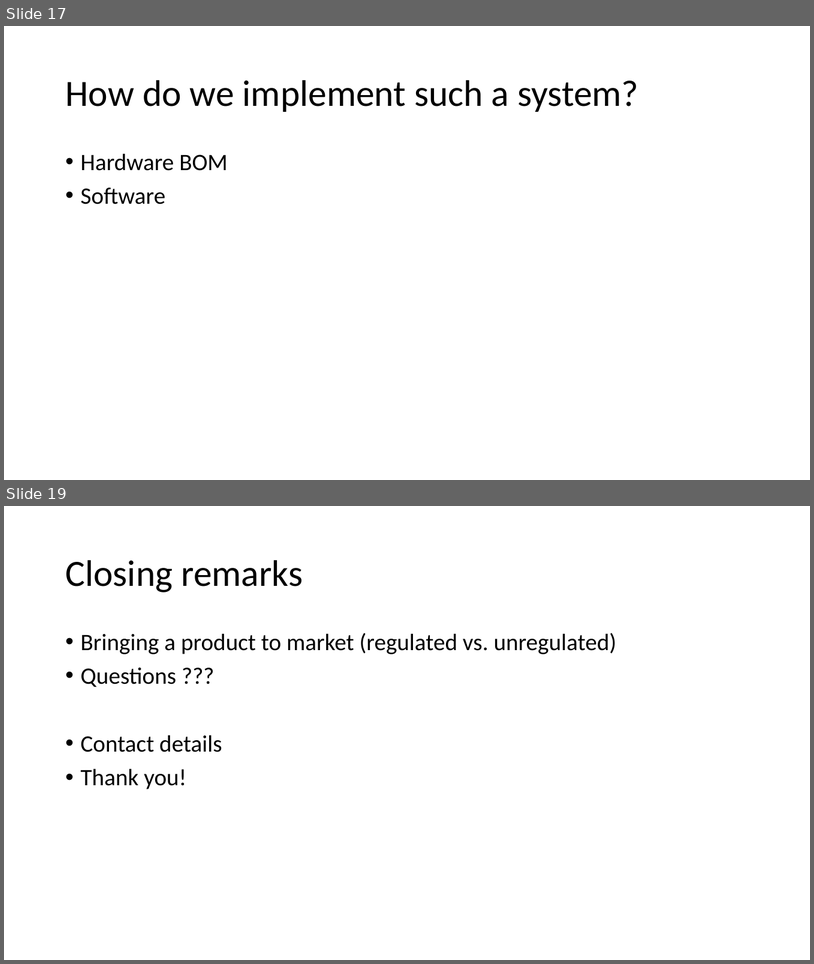
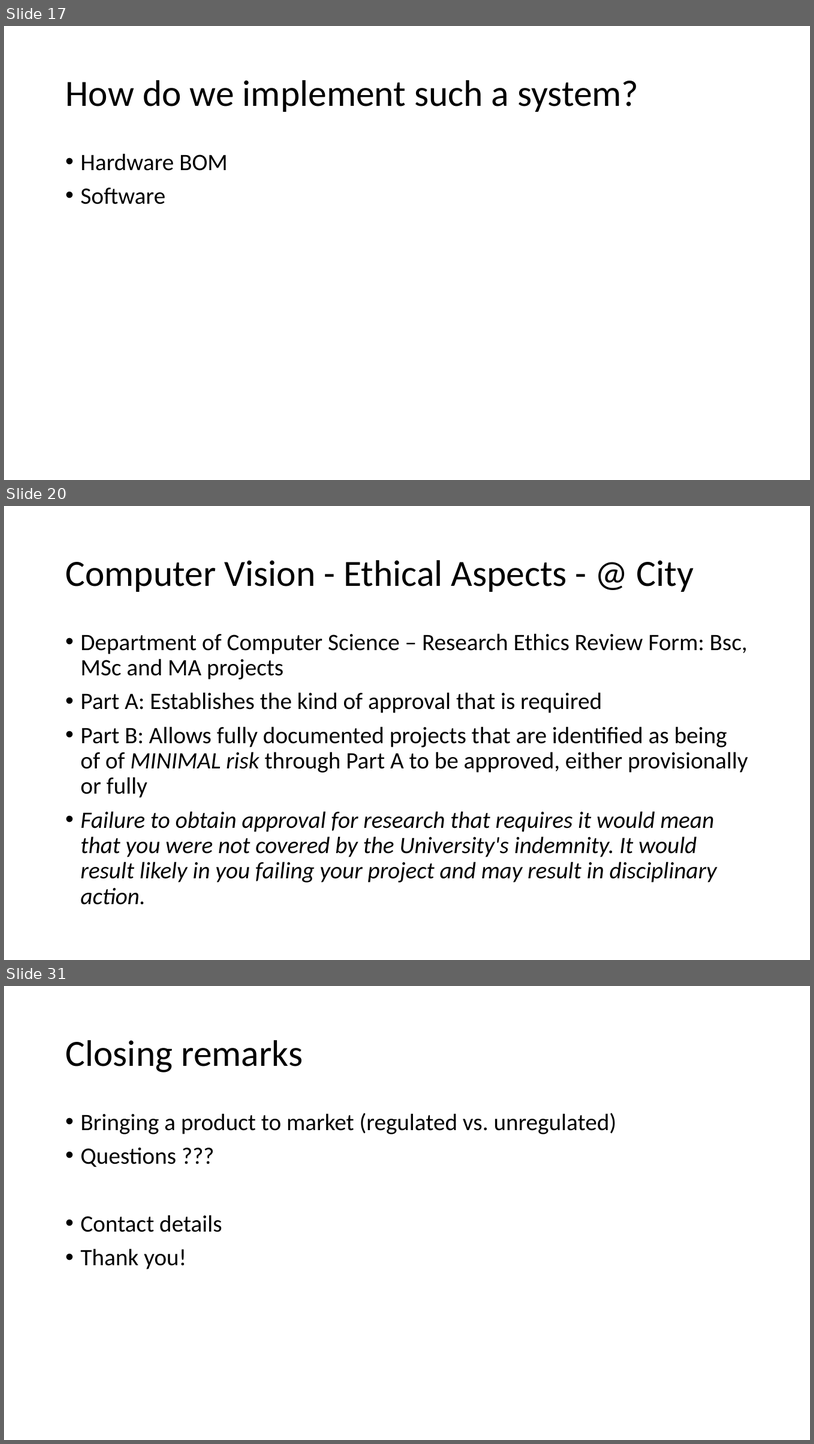
Before and after one commit to dsikar/pi-face-recognition, a slide deck: workshop/FaceRecognitionInTheWild-Presentation.pptx. Shown one above the other, each under a label of ours: slides 17 and 19 before the commit, slides 17, 20 and 31 after it; the slides between them are not shown. The pictures are 814x964 and 814x1444 pixels, drawn with LibreOffice and Linux fonts; fonts in the diff are those of the drawing. Boxes give left, top, right and bottom in pixels: in the first picture for what was removed or moved away, otherwise in the second. Text is boxed around its words. In the diff, an @@ line names an element or a change of style, - is before the commit and + after.

```diff
--- a/workshop/FaceRecognitionInTheWild-Presentation.pptx
+++ b/workshop/FaceRecognitionInTheWild-Presentation.pptx
@@ slide 20 added at bbox=[4, 506, 810, 960], background #FFFFFF @@
@@ title added at bbox=[65, 560, 694, 592], 44 pt, text #000000 @@
+Computer Vision - Ethical Aspects - @ City
@@ text added at bbox=[81, 633, 749, 904], 28 pt, text #000000 @@
+• Department of Computer Science – Research Ethics Review Form: Bsc, MSc and MA projects
+• Part A: Establishes the kind of approval that is required
+• Part B: Allows fully documented projects that are identified as being of of MINIMAL risk through Part A to be approved, either provisionally or fully
+• Failure to obtain approval for research that requires it would mean that you were not covered by the University's indemnity. It would result likely in you failing your project and may result in disciplinary action.
@@ what was slide 19 is now slide 31 @@
```
Also in this commit, not shown: 4 slides changed, 11 other slides added.
